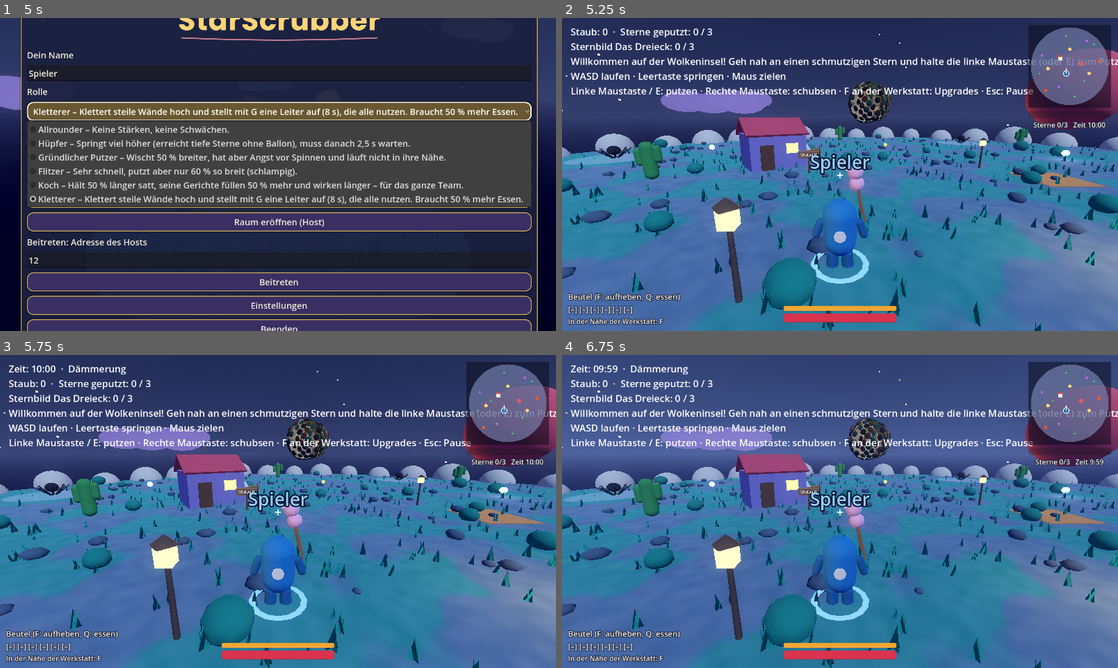
Above: before the commit, frames 1-4 (two rows, left to right).
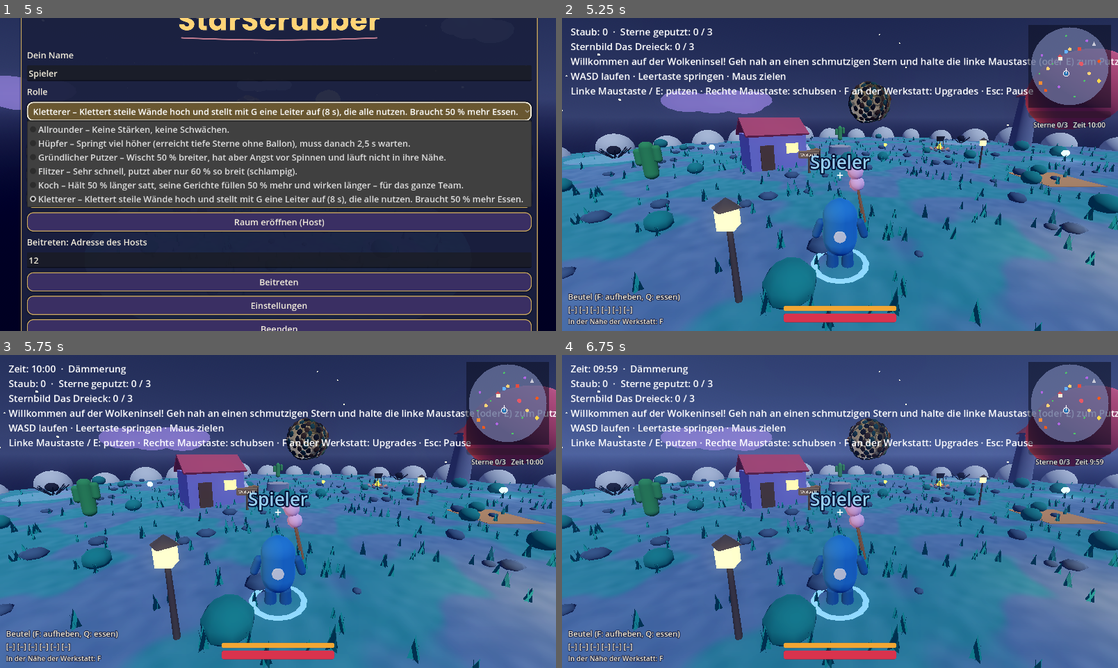
Above: after the commit, the same moments.

Repository: ClaudeAIDriven/sternenhausmeister
Game: Godot game, scene res://main.tscn
Two runs of this game, one before a commit and one after it. Both use one fixed random seed, a clock stepped at 60 frames per second and the inputs below.
Inputs (mouse positions are in pixels of both pictures, inside the frame that each line leads up to):
- Up to frame 1 (5 s): click (278, 259) at 0.52 s; type "12" at 0.6 s; click "Allrounder – Keine Stärken, k…" at 1.25 s; click "Standard" at 2 s; click "Gründlicher Putzer – Wischt 5…" at 2.75 s; click "Allein putzen" at 3.5 s; click "Kletterer – Klettert steile W…" at 4.25 s
- Up to frame 2 (5.25 s): click "Beitreten" at 5 s
- Up to frame 3 (5.75 s): no input
- Up to frame 4 (6.75 s): tap Enter at 5.75 s; move the mouse to (962, 495) at 5.77 s; hold D (move_right) 5.78-6.53 s; hold F 5.78-6.53 s; click (962, 495) at 5.92 s; tap Space (jump) at 6.02, 6.32, 6.5 s; tap B at 6.05, 6.6 s; move the mouse to (812, 511) at 6.52 s; hold W (move_forward) from 6.53 s (still down); click (812, 511) at 6.67 s

Frame 1 is identical in both runs. In frame 2, 0.5% of the frame differs, in the area x 47-97%, y 7-44%; in frame 3, 0.5%; in frame 4, 0.6%.

Commit message:
G-30: Orte mit Vorteilen
Co-Authored-By: Claude Sonnet 5.5 <noreply@anthropic.com>
Claude-Session: https://claude.ai/code/session_01UX1Hctu9R5SRB8V8tMhkJh

Diff:
--- a/TASKS/tasks.json
+++ b/TASKS/tasks.json
@@ -1596,7 +1596,7 @@
    "G-22"
   ],
   "size": "M",
-  "status": "open",
+  "status": "done",
   "goal": "Brunnen (heilt 2/s), Obstgarten (viele Früchte), Aussichtsturm (zeigt Gegner auf der Minimap), Sternenschrein (60 s Buff gegen Staub), Küche. Auf der Minimap mit Symbol.",
   "files": [
    "poi.gd",
--- a/minimap.gd
+++ b/minimap.gd
@@ -102,6 +102,11 @@
 			_:
 				r = 3.5
 		c.draw_circle(to_map(h.position), r, col)
+	for poi in get_tree().get_nodes_in_group("pois"):   # G-30: Orte mit Symbol
+		_draw_poi(c, poi as Poi)
+	if Poi.tower_active:   # Aussichtsturm: Gegner sichtbar
+		for e in get_tree().get_nodes_in_group("enemies"):
+			c.draw_circle(to_map((e as Node3D).global_position), 3.0, Color(0.9, 0.2, 0.7))
 	var ws := to_map(World.WORKSHOP_POS)   # Werkstatt: Haus-Symbol
 	c.draw_rect(Rect2(ws - Vector2(5, 4), Vector2(10, 8)), Palette.UI_IVORY)
 	c.draw_colored_polygon(PackedVector2Array([ws + Vector2(-7, -4), ws + Vector2(7, -4), ws + Vector2(0, -11)]), Color(0.8, 0.3, 0.35))
@@ -192,3 +197,19 @@
 		var dir := (ep - size * 0.5).normalized()
 		var perp := Vector2(-dir.y, dir.x)
 		_overlay.draw_colored_polygon(PackedVector2Array([ep + dir * 16.0, ep - dir * 8.0 + perp * 10.0, ep - dir * 8.0 - perp * 10.0]), col)
+
+
+func _draw_poi(c: Control, poi: Poi) -> void:
+	if poi == null:
+		return
+	var p := to_map(poi.global_position)
+	var col := poi.map_color()
+	match poi.map_shape():
+		"square":
+			c.draw_rect(Rect2(p - Vector2(4, 4), Vector2(8, 8)), col)
+		"triangle":
+			c.draw_colored_polygon(PackedVector2Array([p + Vector2(0, -6), p + Vector2(5, 4), p + Vector2(-5, 4)]), col)
+		"diamond":
+			c.draw_colored_polygon(PackedVector2Array([p + Vector2(0, -6), p + Vector2(5, 0), p + Vector2(0, 6), p + Vector2(-5, 0)]), col)
+		_:
+			c.draw_circle(p, 4.5, col)
--- /dev/null
+++ b/poi.gd
@@ -0,0 +1,174 @@
+class_name Poi
+extends Node3D
+## G-30: Orte mit Vorteilen. Wirkung nur für den eigenen Spieler (jeder Peer wendet sie lokal an).
+##  brunnen: heilt HEAL_PER_SECOND je Sekunde in Reichweite · obstgarten: viele Früchte (legt World an) ·
+##  turm: zeigt Gegner auf der Minimap, solange man oben steht · schrein: F aktiviert 60 s Wischradius x1,25 (Abklingzeit 120 s) ·
+##  kueche: das Kitchen-Objekt der Welt (nur Minimap-Symbol/Ort).
+## Auf der Minimap erscheinen alle Orte mit Symbol (Gruppe "pois", `map_color`/`map_shape`).
+
+const KINDS := {
+	"brunnen": {"name": "Brunnen", "color": Color(0.4, 0.7, 1.0), "shape": "circle", "range": 4.0},
+	"obstgarten": {"name": "Obstgarten", "color": Color(0.95, 0.55, 0.2), "shape": "square", "range": 7.0},
+	"turm": {"name": "Aussichtsturm", "color": Color(0.8, 0.8, 0.85), "shape": "triangle", "range": 3.0},
+	"schrein": {"name": "Sternenschrein", "color": Color(1.0, 0.85, 0.3), "shape": "diamond", "range": 3.5},
+	"kueche": {"name": "Küche", "color": Color(0.9, 0.3, 0.25), "shape": "square", "range": 5.0},
+}
+const HEAL_PER_SECOND := 2.0
+const SHRINE_SECONDS := 60.0
+const SHRINE_COOLDOWN := 120.0
+const SHRINE_WIPE := 1.25
+
+## Gemeinsamer lokaler Zustand (ein Spieler pro Programm).
+static var tower_active := false     # Minimap zeigt Gegner
+static var shrine_left := 0.0        # Restzeit des Schrein-Buffs
+static var shrine_cd := 0.0
+
+@export var kind := "brunnen"
+var _ready_done := false
+
+
+static func reset_state() -> void:
+	tower_active = false
+	shrine_left = 0.0
+	shrine_cd = 0.0
+
+
+## Buff-Faktor aus dem Schrein (1.0 = kein Buff). Gleiche Schnittstelle wie Kitchen.buff_mult.
+static func buff_mult(stat: String) -> float:
+	return SHRINE_WIPE if stat == "wipe" and shrine_left > 0.0 else 1.0
+
+
+func reach() -> float:
+	return float(KINDS[kind]["range"])
+
+
+func map_color() -> Color:
+	return KINDS[kind]["color"]
+
+
+func map_shape() -> String:
+	return KINDS[kind]["shape"]
+
+
+func is_near(pos: Vector3) -> bool:
+	return Vector2(pos.x - global_position.x, pos.z - global_position.z).length() <= reach()
+
+
+## Wirkung auf den lokalen Spieler für einen Zeitschritt.
+func local_tick(player: Player, delta: float) -> void:
+	var near := player != null and is_near(player.global_position)
+	match kind:
+		"brunnen":
+			if near and not player.downed and player.health < Player.MAX_HEALTH:
+				player.health = minf(player.health + HEAL_PER_SECOND * delta, Player.MAX_HEALTH)
+				player.health_changed.emit(player.health)
+		"turm":
+			tower_active = near
+		"schrein":
+			shrine_left = maxf(shrine_left - delta, 0.0)
+			shrine_cd = maxf(shrine_cd - delta, 0.0)
+
+
+## Schrein aktivieren (F in der Nähe). false = zu weit, noch Abklingzeit oder kein Schrein.
+func activate(player: Player) -> bool:
+	if kind != "schrein" or player == null or not is_near(player.global_position) or shrine_cd > 0.0:
+		return false
+	shrine_left = SHRINE_SECONDS
+	shrine_cd = SHRINE_COOLDOWN
+	return true
+
+
+func _ready() -> void:
+	add_to_group("pois")
+	_build_model()
+
+
+func _process(delta: float) -> void:
+	for n in get_tree().get_nodes_in_group("players"):
+		var p := n as Player
+		if p != null and p.is_multiplayer_authority():
+			local_tick(p, delta)
+			return
+
+
+func _unhandled_input(event: InputEvent) -> void:
+	if kind == "schrein" and event is InputEventKey and event.pressed and not event.echo and event.physical_keycode == KEY_F and Input.mouse_mode == Input.MOUSE_MODE_CAPTURED:
+		for n in get_tree().get_nodes_in_group("players"):
+			var p := n as Player
+			if p != null and p.is_multiplayer_authority():
+				activate(p)
+				return
+
+
+func _mat(c: Color, glow := false) -> StandardMaterial3D:
+	var m := StandardMaterial3D.new()
+	m.albedo_color = c
+	if glow:
+		m.emission_enabled = true
+		m.emission = c
+		m.emission_energy_multiplier = 1.5
+	return m
+
+
+func _add(mesh: Mesh, mat: Material, pos: Vector3) -> void:
+	var mi := MeshInstance3D.new()
+	mi.mesh = mesh
+	mi.material_override = mat
+	mi.position = pos
+	add_child(mi)
+
+
+func _build_model() -> void:
+	var stone := _mat(Color(0.5, 0.5, 0.55))
+	match kind:
+		"brunnen":
+			var ring := CylinderMesh.new()
+			ring.top_radius = 1.1
+			ring.bottom_radius = 1.2
+			ring.height = 0.7
+			_add(ring, stone, Vector3(0, 0.35, 0))
+			var water := CylinderMesh.new()
+			water.top_radius = 0.95
+			water.bottom_radius = 0.95
+			water.height = 0.05
+			_add(water, _mat(Color(0.3, 0.6, 0.95), true), Vector3(0, 0.66, 0))
+		"obstgarten":
+			for i in 5:   # kleine Bäume im Kreis
+				var a := i * TAU / 5.0
+				var trunk := CylinderMesh.new()
+				trunk.top_radius = 0.15
+				trunk.bottom_radius = 0.2
+				trunk.height = 1.4
+				_add(trunk, _mat(Color(0.4, 0.27, 0.15)), Vector3(cos(a) * 4.0, 0.7, sin(a) * 4.0))
+				var crown := SphereMesh.new()
+				crown.radius = 0.9
+				crown.height = 1.4
+				_add(crown, _mat(Color(0.25, 0.55, 0.3)), Vector3(cos(a) * 4.0, 1.9, sin(a) * 4.0))
+		"turm":
+			var t := CylinderMesh.new()
+			t.top_radius = 0.9
+			t.bottom_radius = 1.2
+			t.height = 6.0
+			_add(t, stone, Vector3(0, 3.0, 0))
+			var roof := CylinderMesh.new()
+			roof.top_radius = 0.0
+			roof.bottom_radius = 1.3
+			roof.height = 1.2
+			_add(roof, _mat(Color(0.7, 0.3, 0.3)), Vector3(0, 6.6, 0))
+		"schrein":
+			var base := CylinderMesh.new()
+			base.top_radius = 0.7
+			base.bottom_radius = 0.9
+			base.height = 0.5
+			_add(base, stone, Vector3(0, 0.25, 0))
+			var star := SphereMesh.new()
+			star.radius = 0.3
+			star.height = 0.6
+			_add(star, _mat(Color(1.0, 0.85, 0.3), true), Vector3(0, 1.2, 0))
+			var l := OmniLight3D.new()
+			l.light_color = Color(1.0, 0.85, 0.4)
+			l.omni_range = 7.0
+			l.position.y = 1.2
+			add_child(l)
+		_:
+			pass   # Küche: Modell kommt von Kitchen
--- a/tests/test_fruit.gd
+++ b/tests/test_fruit.gd
@@ -9,7 +9,7 @@
 	var ok := true
 	var w = load("res://world.gd").new()
 	root.add_child(w)
-	ok = ok and w.fruits.size() == 9 and w.inventory.items.is_empty()
+	ok = ok and w.fruits.size() == 15 and w.inventory.items.is_empty()
 	var pos: Vector3 = w.fruits[0].global_position
 	# zu weit weg: nichts
 	ok = ok and w.try_pick(pos + Vector3(10, 0, 0)) == -1
@@ -40,7 +40,7 @@
 	for f in w.fruits:
 		if f.available:
 			left += 1
-	ok = ok and left == 3
+	ok = ok and left == w.fruits.size() - 6
 	# Sorten füllen unterschiedlich
 	ok = ok and Fruit.food_value("sternbeere") < Fruit.food_value("mondapfel") and Fruit.food_value("mondapfel") < Fruit.food_value("wolkenpilz")
 	ok = ok and not w.inventory.add("gibt_es_nicht")
--- /dev/null
+++ b/tests/test_poi.gd
@@ -0,0 +1,74 @@
+extends SceneTree
+## Test G-30: Jeder Ort wirkt: Brunnen heilt 2/s, Obstgarten trägt Früchte, Turm zeigt Gegner, Schrein gibt 60 s Buff mit Abklingzeit, Küche steht; Minimap-Symbole.
+var frames := 0
+
+func _process(_d: float) -> bool:
+	frames += 1
+	if frames < 3:
+		return false
+	var ok := true
+	var P = load("res://poi.gd")
+	P.reset_state()
+	var w = load("res://world.gd").new()
+	root.add_child(w)
+	ok = ok and w.pois.size() == 5 and w.kitchen != null and w.kitchen.position.is_equal_approx(w.kitchen.KITCHEN_POS)
+	var kinds := {}
+	for p in w.pois:
+		kinds[p.kind] = p
+	for k in ["brunnen", "obstgarten", "turm", "schrein", "kueche"]:
+		ok = ok and kinds.has(k)
+	var pl = load("res://player.gd").new()
+	pl.name = "1"
+	root.add_child(pl)
+	# Brunnen
+	var b = kinds["brunnen"]
+	pl.global_position = b.global_position + Vector3(1, 0, 0)
+	pl.health = 50.0
+	b.local_tick(pl, 5.0)
+	ok = ok and is_equal_approx(pl.health, 60.0)
+	pl.global_position = b.global_position + Vector3(20, 0, 0)
+	b.local_tick(pl, 5.0)
+	ok = ok and is_equal_approx(pl.health, 60.0)   # zu weit weg
+	pl.global_position = b.global_position
+	pl.health = 99.0
+	b.local_tick(pl, 5.0)
+	ok = ok and pl.health == pl.MAX_HEALTH
+	# Obstgarten: viele Früchte in der Nähe
+	var og = kinds["obstgarten"]
+	var near := 0
+	for f in w.fruits:
+		if og.is_near(f.global_position):
+			near += 1
+	ok = ok and near >= 6
+	# Turm
+	var t = kinds["turm"]
+	ok = ok and not P.tower_active
+	pl.global_position = t.global_position + Vector3(1, 0, 0)
+	t.local_tick(pl, 0.1)
+	ok = ok and P.tower_active
+	pl.global_position = t.global_position + Vector3(15, 0, 0)
+	t.local_tick(pl, 0.1)
+	ok = ok and not P.tower_active
+	# Schrein
+	var s = kinds["schrein"]
+	ok = ok and P.buff_mult("wipe") == 1.0 and not s.activate(pl)   # zu weit
+	pl.global_position = s.global_position + Vector3(1, 0, 0)
+	ok = ok and s.activate(pl) and is_equal_approx(P.buff_mult("wipe"), 1.25) and P.buff_mult("speed") == 1.0
+	ok = ok and not s.activate(pl)   # Abklingzeit
+	s.local_tick(pl, 59.0)
+	ok = ok and P.buff_mult("wipe") > 1.0
+	s.local_tick(pl, 2.0)
+	ok = ok and P.buff_mult("wipe") == 1.0
+	ok = ok and not s.activate(pl)   # 61 s von 120 s Abklingzeit
+	s.local_tick(pl, 60.0)
+	ok = ok and s.activate(pl)
+	# Symbole für die Karte: je Ort eigene Farbe und gültige Form
+	var cols := {}
+	for p in w.pois:
+		ok = ok and ["circle", "square", "triangle", "diamond"].has(p.map_shape()) and p.is_in_group("pois")
+		cols[p.map_color()] = true
+	ok = ok and cols.size() == 5
+	P.reset_state()
+	print("TEST_POI OK" if ok else "TEST_POI FAIL")
+	quit(0 if ok else 1)
+	return true
--- a/world.gd
+++ b/world.gd
@@ -56,6 +56,12 @@
 	[Vector3(16, 0, -8), "mondapfel"], [Vector3(-16, 0, -12), "mondapfel"], [Vector3(-4, 0, 16), "mondapfel"],
 	[Vector3(20, 0, 3), "wolkenpilz"], [Vector3(-20, 0, 0), "wolkenpilz"], [Vector3(6, 0, 22), "wolkenpilz"]]
 const FRUIT_RANGE := 2.5
+## G-30: Orte. Der Obstgarten trägt viele Früchte (sie hängen an FRUIT_SPOTS, damit alle dieselben Indizes haben).
+const POI_SPOTS := {"brunnen": Vector3(-3, 0, -12), "obstgarten": Vector3(-24, 0, 14), "turm": Vector3(20, 0, -18), "schrein": Vector3(24, 0, 12)}
+const ORCHARD_FRUITS := [[Vector3(-26, 0, 12), "sternbeere"], [Vector3(-22, 0, 12), "sternbeere"], [Vector3(-26, 0, 16), "mondapfel"],
+	[Vector3(-22, 0, 16), "mondapfel"], [Vector3(-24, 0, 10), "wolkenpilz"], [Vector3(-24, 0, 18), "sternbeere"]]
+var pois: Array[Poi] = []
+var kitchen: Kitchen
 signal fruit_picked(kind: String)    # eine Frucht liegt jetzt im eigenen Inventar
 signal fruit_eaten(kind: String)
 signal fruit_message(text: String)
@@ -79,6 +85,7 @@
 func _ready() -> void:
 	_build_island()
 	_build_fruits()
+	_build_pois()
 	_build_stars(star_count_for(_player_count()))
 	GameState.player_count_changed.connect(func(_n): _rescale())
 	NetworkManager.players_changed.connect(_rescale)
@@ -524,7 +531,7 @@
 # ---------------------------------------------------------------- Früchte (G-22)
 
 func _build_fruits() -> void:
-	for spot in FRUIT_SPOTS:
+	for spot in FRUIT_SPOTS + ORCHARD_FRUITS:
 		var f := Fruit.new()
 		f.kind = spot[1]
 		f.position = spot[0]
@@ -653,3 +660,21 @@
 	for i in fruits.size():
 		if fruits[i].tick(delta) and NetworkManager.is_online():
 			_rpc_fruit.rpc(i, true)
+
+
+# ---------------------------------------------------------------- Orte (G-30)
+
+func _build_pois() -> void:
+	for k in POI_SPOTS:
+		var p := Poi.new()
+		p.kind = k
+		p.position = POI_SPOTS[k]
+		add_child(p)
+		pois.append(p)
+	kitchen = Kitchen.new()   # G-23: die Küche ist ein Ort; Rezeptbuch (KitchenUI) bindet main an
+	add_child(kitchen)
+	var kp := Poi.new()
+	kp.kind = "kueche"
+	kp.position = Kitchen.KITCHEN_POS
+	add_child(kp)
+	pois.append(kp)
Not shown, changed: PLAN.md
Not shown, changed: TASKS/G-30.md
Not shown, changed: TASKS/INDEX.md
